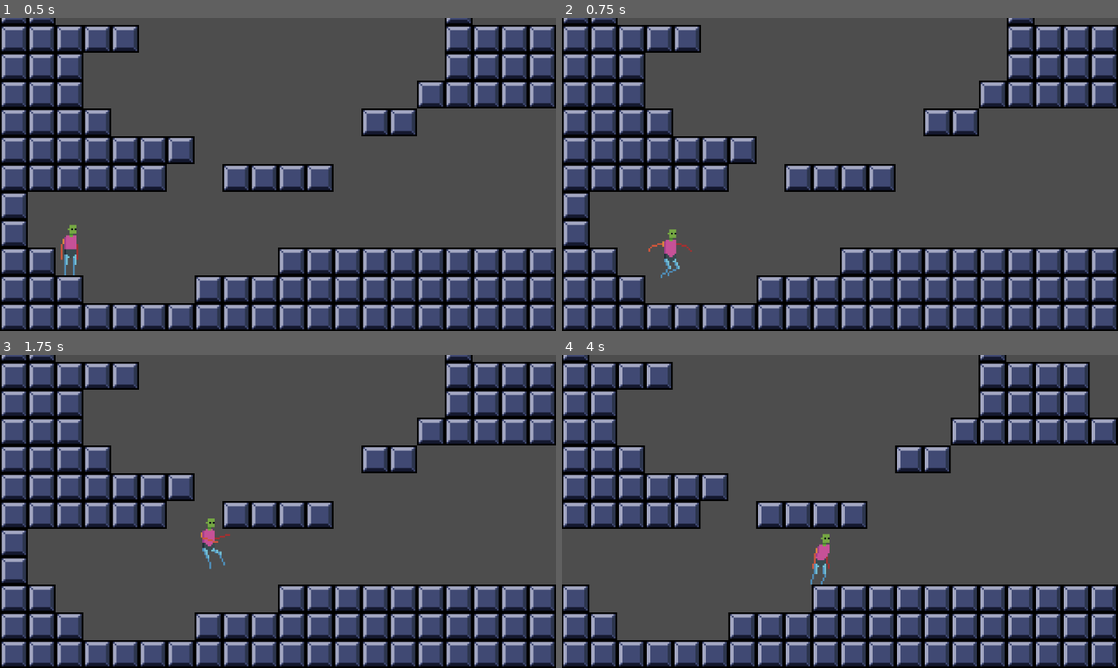
Above: before the commit, frames 1-4 (two rows, left to right).
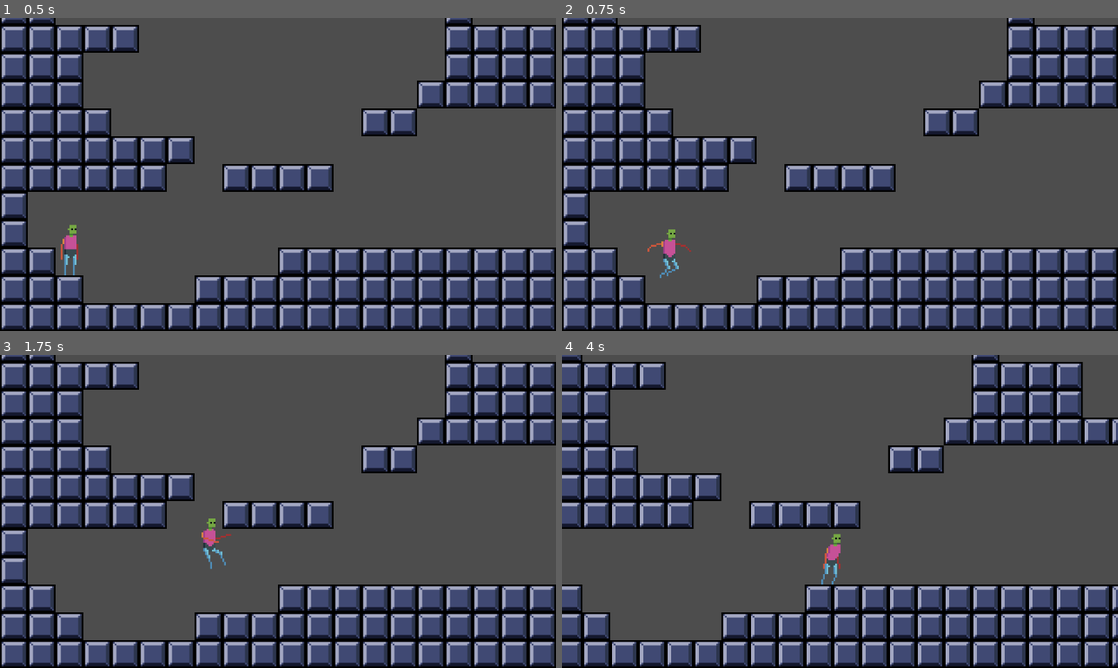
Above: after the commit, the same moments.

Repository: 9-81f/sidescroller-prototype-kit-base
Game: Godot game, scene res://core/main/Main.tscn
The game is run twice, just before and just after one commit, with the same random seed, the same clock (stepped at 60 frames per second) and the same inputs.
Inputs:
- Up to frame 1 (0.5 s): no input
- Up to frame 2 (0.75 s): tap Enter at 0.5 s; hold Right (ui_right) from 0.53 s (still down); hold Shift (shift) from 0.53 s (still down)
- Up to frame 3 (1.75 s): keep holding Right (ui_right); tap Up (ui_up) at 0.77, 1.52 s; release Shift (shift) at 1.28 s; tap Shift (shift) at 1.35 s
- Up to frame 4 (4 s): release Right (ui_right) at 2.03 s; hold Left (ui_left) 2.03-2.78 s; hold Shift (shift) 2.03-2.78 s; hold Right (ui_right) from 2.78 s (still down); tap Shift (shift) at 2.85 s; tap Up (ui_up) at 3.02, 3.77 s; hold Shift (shift) from 3.53 s (still down)

Frame 1 is identical in both runs. In frame 2, 0.1% of the frame differs, in the area x 15-24%, y 67-84%; in frame 3, 0.1%; in frame 4, 23%, in the area x 0-100%, y 0-100%.

Commit message:
feat(air-movement): add air acceleration and friction to MovementSettings Resource for mid-air movement feel settings. Fix fall state lock on ceiling bump issue and momentum sync issue

Diff:
--- a/core/blueprints/base_movement_settings.gd
+++ b/core/blueprints/base_movement_settings.gd
@@ -9,6 +9,8 @@
 @export_group("Vertical Movement")
 @export_range(-1000.0, 0.0) var jump_velocity := -45.0
 @export var max_fall_speed := 800.0
+@export_range(100.0, 5000.0) var air_acceleration := 2500.0
+@export_range(100.0, 5000.0) var air_friction := 200.0
 @export_range(1, 20) var gravity_multiplier: int
 
 @export_group("Abilities")
--- a/game/entities/player/player.gd
+++ b/game/entities/player/player.gd
@@ -26,7 +26,7 @@
 	return Input.is_action_just_pressed("ui_down") and movement.settings.can_crouch
 
 func slide_input() -> bool:
-	return Input.is_action_just_pressed("ui_down") and movement.settings.can_jump
+	return Input.is_action_just_pressed("ui_down") and movement.settings.can_slide
 
 func freeze() -> void:
 	is_freezed = true
@@ -60,8 +60,6 @@
 
 func _physics_process(_delta: float) -> void:
 	if is_freezed: return
-	if !is_on_floor():
-		fsm.transition_state(EntityEnums.STATE.FALL)
 	move_and_slide()
 
 func _on_facing(direction: EntityEnums.FACING) -> void:
--- a/game/entities/player/resources/PlayerMovementSettings.tres
+++ b/game/entities/player/resources/PlayerMovementSettings.tres
@@ -8,5 +8,5 @@
 run_speed = 180.0
 jump_velocity = -300.0
 gravity_multiplier = 1
-slide_force = 700.0
+slide_force = 600.0
 metadata/_custom_type_script = "uid://xq1vihiqi8tj"
--- a/game/entities/player/states/fall_state.gd
+++ b/game/entities/player/states/fall_state.gd
@@ -8,12 +8,21 @@
 	if not player: return
 
 	var move_dir := player.get_direction()
-	var applied_speed := move_dir * player.movement.settings.walk_speed
+
+	var was_high_momentum: bool = false
+	if player.fsm.previous_state is PlayerJumpState:
+		was_high_momentum = (player.fsm.previous_state as PlayerJumpState).was_running
+
+	var applied_speed := move_dir * (player.movement.settings.run_speed if was_high_momentum else player.movement.settings.walk_speed)
+
 	player.velocity = player.movement.get_next_velocity(player.velocity, applied_speed, delta)
 	player.movement.set_facing_direction(move_dir)
 
 	if player.is_on_floor():
-		set_state.emit(EntityEnums.STATE.IDLE)
+		if move_dir != 0:
+			set_state.emit(EntityEnums.STATE.WALK)
+		else:
+			set_state.emit(EntityEnums.STATE.IDLE)
 
 func exit() -> void:
 	player.anim_player.speed_scale = 1.0
--- a/game/entities/player/states/jump_state.gd
+++ b/game/entities/player/states/jump_state.gd
@@ -1,19 +1,22 @@
 class_name PlayerJumpState extends PlayerState
+
+var was_running: bool = false
 
 func enter() -> void:
 	player.play_animation(EntityEnums.STATE.JUMP)
 	player.anim_player.speed_scale = 2.0
 	player.velocity.y = player.movement.settings.jump_velocity
+	was_running = player.fsm.previous_state is PlayerRunState
 
 func physics_process(delta: float) -> void:
 	if not player: return
 
 	var move_dir := player.get_direction()
-	var applied_speed := move_dir * (player.movement.settings.run_speed if player.fsm.previous_state is PlayerRunState else player.movement.settings.walk_speed)
+	var applied_speed = move_dir * (player.movement.settings.run_speed if was_running else player.movement.settings.walk_speed)
 	player.velocity = player.movement.get_next_velocity(player.velocity, applied_speed, delta)
 	player.movement.set_facing_direction(move_dir)
 
-	if player.velocity.y < 0.0:
+	if player.velocity.y < 0.0 or player.is_on_ceiling():
 		set_state.emit(EntityEnums.STATE.FALL, self)
 
 func exit() -> void:
--- a/game/entities/player/states/run_state.gd
+++ b/game/entities/player/states/run_state.gd
@@ -23,6 +23,11 @@
 		if player.slide_input():
 			set_state.emit(EntityEnums.STATE.SLIDE, self)
 			return
+		if player.crouch_input():
+			set_state.emit(EntityEnums.STATE.CROUCH_IDLE, self)
+			return
 		if player.jump_input():
 			set_state.emit(EntityEnums.STATE.JUMP, self)
 			return
+	else:
+		set_state.emit(EntityEnums.STATE.FALL, self)
--- a/game/entities/player/states/slide_recovery_state.gd
+++ b/game/entities/player/states/slide_recovery_state.gd
@@ -1,11 +1,14 @@
 class_name PlayerSlideRecoveryState extends PlayerState
 
 func enter() -> void:
-	player.anim_player.speed_scale = 2.0
-	player.play_animation(EntityEnums.STATE.SLIDE_RECOVERY)
-	player.movement.stop()
-	await player.anim_player.animation_finished
-	set_state.emit(EntityEnums.STATE.IDLE)
+	if player.is_on_floor():
+		player.anim_player.speed_scale = 4.0
+		player.play_animation(EntityEnums.STATE.SLIDE_RECOVERY)
+		player.movement.stop()
+		await player.anim_player.animation_finished
+		set_state.emit(EntityEnums.STATE.IDLE)
+	else:
+		set_state.emit(EntityEnums.STATE.FALL)
 
 func exit() -> void:
 	player.anim_player.speed_scale = 1.0
--- a/game/entities/player/states/slide_state.gd
+++ b/game/entities/player/states/slide_state.gd
@@ -22,14 +22,17 @@
 	var time_left_ratio := 1.0 - (_slide_timer / player.movement.settings.slide_duration)
 	player.velocity.x = _slide_direction * player.movement.settings.slide_force * time_left_ratio
 
-	if player.is_on_wall():
-		player.movement.kill_velocity_x()
-		set_state.emit(EntityEnums.STATE.SLIDE_RECOVERY)
-		return
+	if player.is_on_floor():
+		if player.is_on_wall():
+			player.movement.kill_velocity_x()
+			set_state.emit(EntityEnums.STATE.SLIDE_RECOVERY)
+			return
 
-	if _slide_timer >= player.movement.settings.slide_duration:
-		player.movement.kill_velocity_x()
-		set_state.emit(EntityEnums.STATE.SLIDE_RECOVERY)
+		if _slide_timer >= player.movement.settings.slide_duration:
+			player.movement.kill_velocity_x()
+			set_state.emit(EntityEnums.STATE.SLIDE_RECOVERY)
+	else:
+		set_state.emit(EntityEnums.STATE.FALL, self)
 
 func exit() -> void:
 	player.movement.kill_velocity_x()
--- a/game/entities/player/states/walk_state.gd
+++ b/game/entities/player/states/walk_state.gd
@@ -26,3 +26,5 @@
 		if player.jump_input():
 			set_state.emit(EntityEnums.STATE.JUMP, self)
 			return
+	else:
+		set_state.emit(EntityEnums.STATE.FALL, self)
--- /dev/null
+++ b/game/shared/components/CoyoteTimeComponent.tscn
@@ -0,0 +1,4 @@
+[gd_scene format=3 uid="uid://dwlufj3f3vqdb"]
+
+[node name="CoyoteTimeComponent" type="Timer"]
+one_shot = true
--- a/game/shared/components/scripts/movement_component.gd
+++ b/game/shared/components/scripts/movement_component.gd
@@ -27,8 +27,16 @@
 func get_next_velocity(current_velocity: Vector2, target_x: float, delta: float) -> Vector2:
 	var out := current_velocity
 
-	var accel = settings.acceleration if target_x != 0.0 else settings.friction
-	out.x = move_toward(out.x, target_x, accel * delta)
+	var applied_accel: float = 0.0
+	var x_accel := settings.acceleration if target_x != 0.0 else settings.friction
+	var y_accel := settings.air_acceleration if target_x != 0.0 else settings.air_friction
+
+	if body.is_on_floor():
+		applied_accel = x_accel
+	else:
+		applied_accel = y_accel
+
+	out.x = move_toward(out.x, target_x, applied_accel * delta)
 
 	if not body.is_on_floor():
 		out.y += settings.gravity * delta
